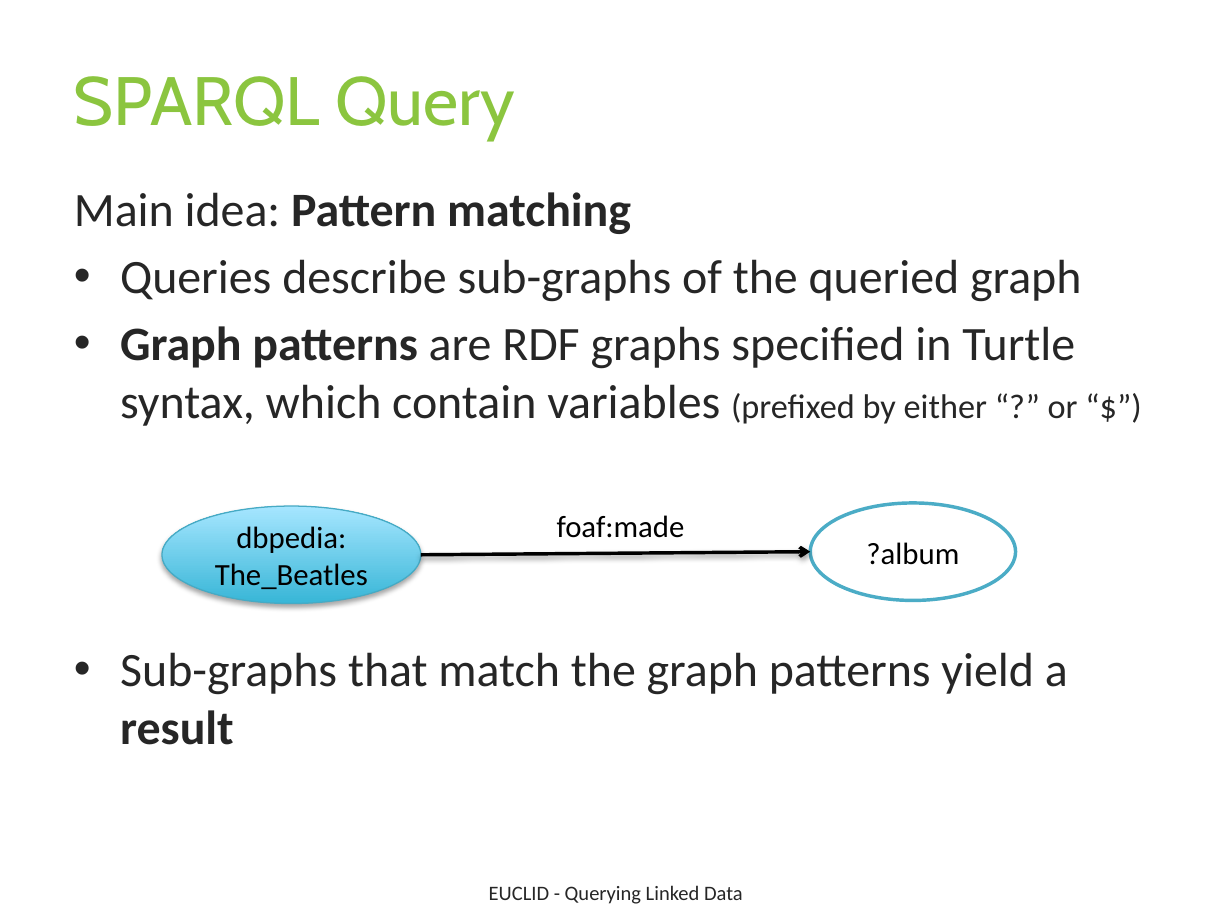
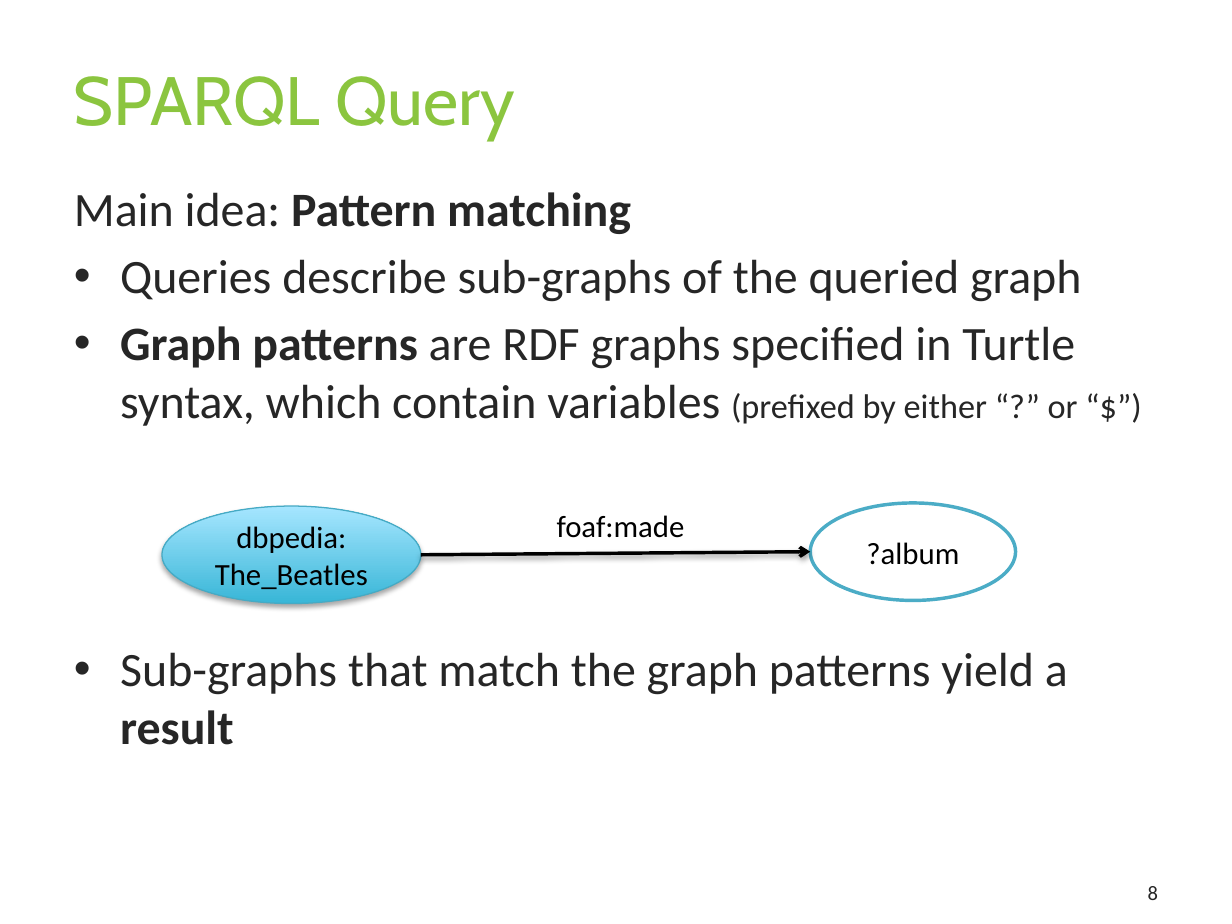
Before and after one commit to tushart91/spring-usc, a slide deck: slide 8 of Information Integration/2015-01-26-SPARQL/2015-01-26-SPARQL.pptx. Drawn at 1232x924 pixels with LibreOffice and Linux fonts; fonts in the diff are those of the drawing; background and template pictures are left out. Boxes give left, top, right and bottom in pixels: in the first picture for what was removed or moved away, otherwise in the second. Text is boxed around its words. In the diff, an @@ line names an element or a change of style, - is before the commit and + after.

```diff
--- a/Information Integration/2015-01-26-SPARQL/2015-01-26-SPARQL.pptx
+++ b/Information Integration/2015-01-26-SPARQL/2015-01-26-SPARQL.pptx
@@ text removed at (x1=489, y1=885, x2=743, y2=904) @@
-EUCLID - Querying Linked Data
@@ page number added at (x1=1148, y1=886, x2=1158, y2=900), 12 pt, text #262626 @@
+8
```
Also in this commit, not shown: 8 other slides changed, 13 other files.
